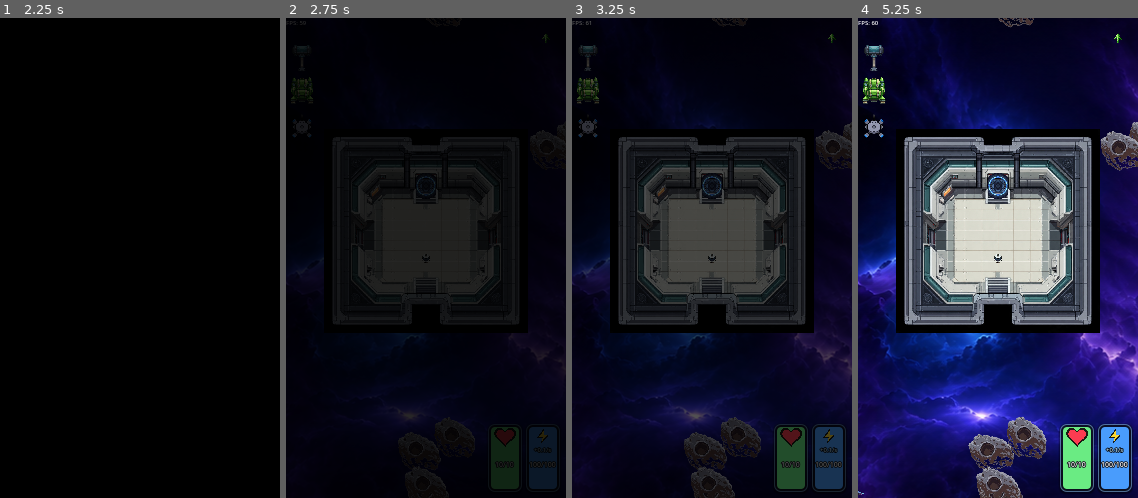
Above: before the commit, frames 1-4 (left to right).
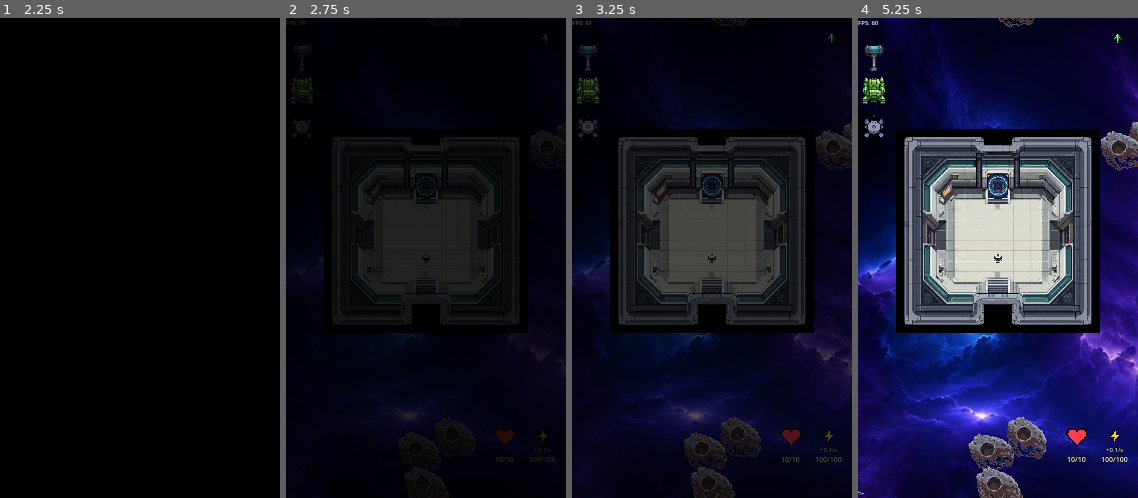
Above: after the commit, the same moments.

Repository: wildane/ShootingStar
Game: Godot game, scene res://scene/main_menu/main_menu.tscn
Two runs of this game, one before a commit and one after it. Both use one fixed random seed, a clock stepped at 60 frames per second and the inputs below.
Inputs (mouse positions are in pixels of both pictures, inside the frame that each line leads up to):
- Up to frame 1 (2.25 s): tap Enter at 0.5, 0.6 s; move the mouse to (201, 234) at 0.52 s; hold Right 0.53-1.25 s; click (201, 234) at 0.67 s; tap Space at 0.77 s; drag from (84, 282) to (126, 354) at 1.27 s; move the mouse to (140, 186) at 2.02 s; hold Right from 2.03 s (still down); tap Backspace at 2.1 s; click (140, 186) at 2.17 s
- Up to frame 2 (2.75 s): keep holding Right
- Up to frame 3 (3.25 s): release Right at 2.75 s; drag from (698, 354) to (770, 234) at 2.77 s
- Up to frame 4 (5.25 s): move the mouse to (1082, 330) at 3.52 s; hold Left 3.53-4.25 s; tap Ctrl at 3.6 s; click (1082, 330) at 3.67 s; tap Space at 3.77 s; drag from (914, 186) to (1000, 186) at 4.27 s; move the mouse to (1012, 258) at 5.02 s; hold Down from 5.03 s (still down); tap Enter at 5.1 s; click (1012, 258) at 5.17 s

Frame 1 is identical in both runs. In frame 2, 1.8% of the frame differs, in the area x 73-97%, y 85-99%; in frame 3, 2.5%; in frame 4, 3.2%, in the area x 71-99%, y 84-99%.

Commit message:
Buang kotak latar dan isian warna pada HUD HP/tenaga tegak
Tinggal ikon dan nombor sahaja supaya HUD tak menutup pandangan permainan.

Diff:
--- a/scene/ui/HpBar.gd
+++ b/scene/ui/HpBar.gd
@@ -180,22 +180,8 @@
 	_kiri_kandungan = jidar
 	_lebar_ikon = maxf(8.0, saiz_bar.x * 0.42)
 
-	_bar = ProgressBar.new()
-	_bar.mouse_filter = Control.MOUSE_FILTER_IGNORE
-	_bar.show_percentage = false
-	_bar.min_value = 0.0
-	_bar.max_value = 1.0
-	_bar.step = 0.0
-	_bar.value = 1.0
-	_bar.fill_mode = ProgressBar.FILL_BOTTOM_TO_TOP
-	_bar.add_theme_stylebox_override("background", _gaya_trek())
-	_bar.add_theme_stylebox_override("fill", _gaya_isian(_warna_untuk(1.0)))
-	_bar.set_anchors_and_offsets_preset(Control.PRESET_FULL_RECT)
-	_bar.offset_left = jidar
-	_bar.offset_top = jidar
-	_bar.offset_right = -jidar
-	_bar.offset_bottom = -jidar
-	_panel.add_child(_bar)
+	# Tiada kotak latar / isian warna: papar simbol + nombor sahaja
+	_panel.add_theme_stylebox_override("panel", StyleBoxEmpty.new())
 
 	# Ikon di bahagian atas lajur
 	_ikon = IkonBar.new()
@@ -215,7 +201,7 @@
 	_teks.add_theme_constant_override("outline_size", 3)
 	_teks.text = "--/--"
 	_teks.set_anchors_and_offsets_preset(Control.PRESET_FULL_RECT)
-	_teks.offset_top = saiz_bar.y * 0.40
+	_teks.offset_top = _lebar_ikon + jidar + 1.0
 	_teks.offset_bottom = -maxf(13.0, saiz_bar.y * 0.19)
 	_panel.add_child(_teks)
 
@@ -306,6 +292,8 @@
 		_kilat()
 
 	_nisbah_semasa = nisbah_baru
+	if _bar == null:
+		return
 	_bar.add_theme_stylebox_override("fill", _gaya_isian(_warna_untuk(nisbah_baru)))
 
 	if _tween_bar and _tween_bar.is_valid():
